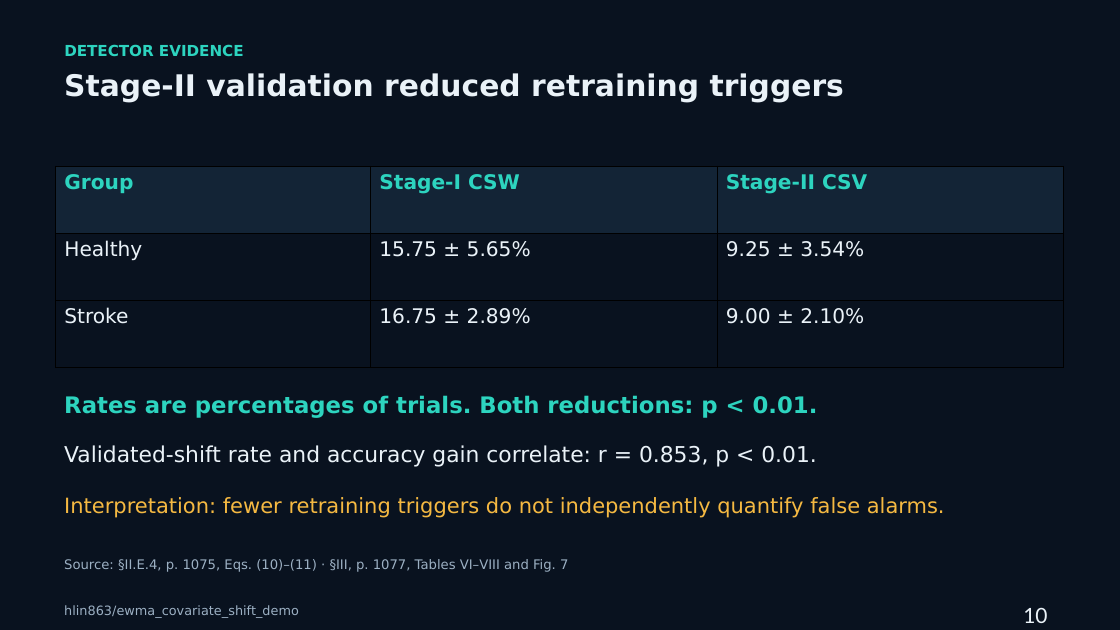
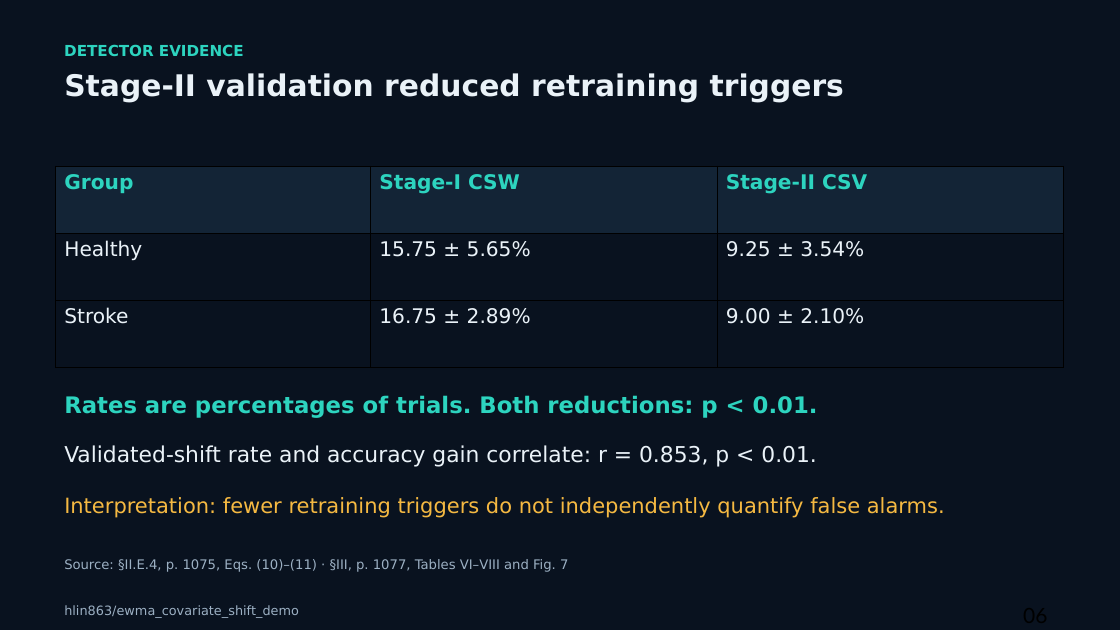
Before and after one commit to hlin863/ewma_covariate_shift_demo, a slide deck: slide 14 of presentations/EWMA_Covariate_Shift_Progress_Review_Haocheng_Lin.pptx (slide 10 before the commit). Drawn at 1120x630 pixels with LibreOffice and Linux fonts; fonts in the diff are those of the drawing. Boxes give left, top, right and bottom in pixels: in the first picture for what was removed or moved away, otherwise in the second. Text is boxed around its words. In the diff, an @@ line names an element or a change of style, - is before the commit and + after.

```diff
--- a/presentations/EWMA_Covariate_Shift_Progress_Review_Haocheng_Lin.pptx
+++ b/presentations/EWMA_Covariate_Shift_Progress_Review_Haocheng_Lin.pptx
@@ text "Source: §II.E.4, p. 1075, Eqs. ..." at (x1=64, y1=559, x2=568, y2=572): size 11.3 to 11.2 pt @@
@@ text at (x1=1023, y1=607, x2=1047, y2=623): text changed; text colour #EAF2F8 to #000000 @@
-10
+06
```
Also in this commit, not shown: 27 other slides changed, 10 slides added, 5 slides removed, 1 other file.
